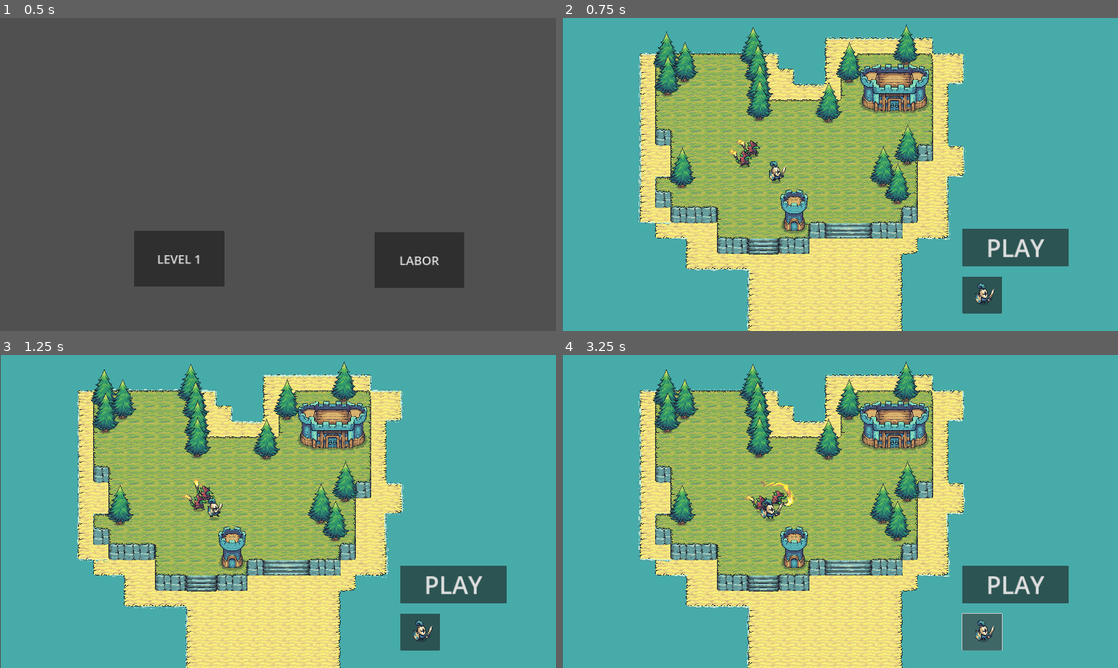
Above: before the commit, frames 1-4 (two rows, left to right).
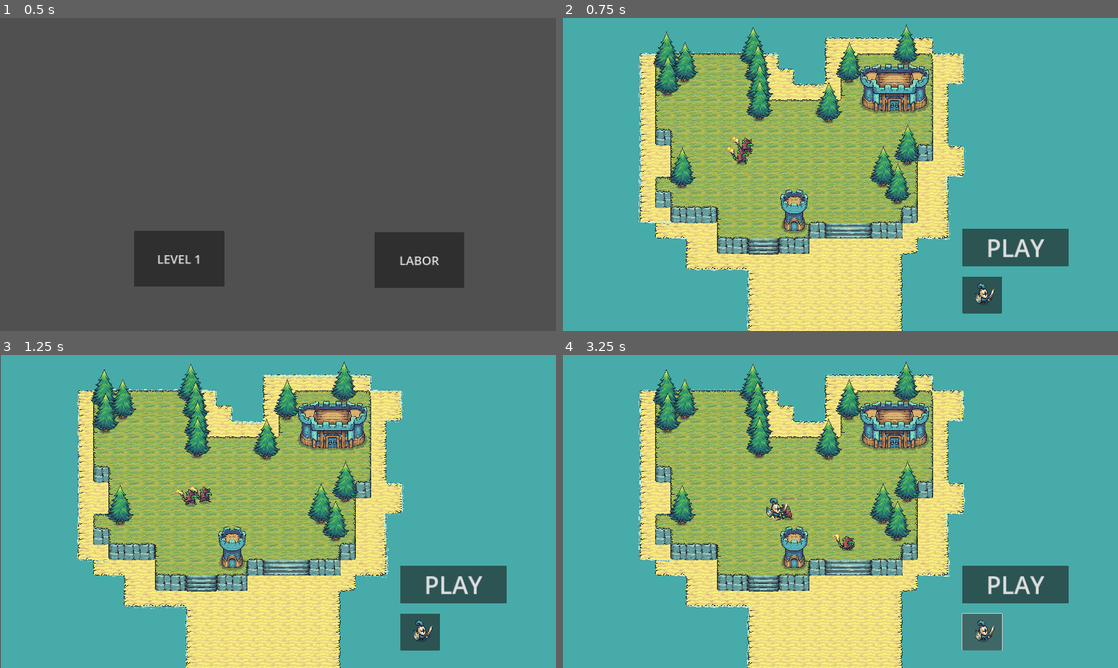
Above: after the commit, the same moments.

Repository: fghwer/Tinyswords
Game: Godot game, scene res://start.tscn
Two runs of this game, one before a commit and one after it. Both use one fixed random seed, a clock stepped at 60 frames per second and the inputs below.
Inputs (mouse positions are in pixels of both pictures, inside the frame that each line leads up to):
- Up to frame 1 (0.5 s): no input
- Up to frame 2 (0.75 s): click "LEVEL 1" at 0.5 s
- Up to frame 3 (1.25 s): no input
- Up to frame 4 (3.25 s): click "PLAY" at 1.25 s; click "PLAY" at 2 s; click (984, 633) at 2.75 s

Frame 1 is identical in both runs. In frame 2, 0.5% of the frame differs, in the area x 29-41%, y 38-53%; in frame 3, 0.4%; in frame 4, 0.7%, in the area x 32-53%, y 40-63%.
Error after the commit: Invalid access to property or key 'position' on a base object of type 'null instance'. (res://level_1.gd:14)

Commit message:
nav2d

Diff:
--- a/Goblin.gd
+++ b/Goblin.gd
@@ -1,19 +1,39 @@
 extends CharacterBody2D
 
 @export var speed = 100 # How fast the player will move (pixels/sec).
+@onready var navigation_agent: NavigationAgent2D = get_node("NavigationAgent2D")
 var screen_size # Size of the game window.
 var i = 0
+var i_nav = 0
 var player = null
 var player_chase = false
 var player_attack = false
 
 # Called when the node enters the scene tree for the first time.
 func _ready():
+	#print(navigation_agent)
 	screen_size = get_viewport_rect().size
+	#navigation_agent.set_target_position(Vector2(1000,250))
 # Called every frame. 'delta' is the elapsed time since the previous frame.
-func _process(delta):
 
-	if player_chase:
+func set_movement_target(movement_target: Vector2):
+	navigation_agent.set_target_position(movement_target)
+
+
+func _physics_process(delta):
+	#print(navigation_agent)
+
+	if player_attack:
+		print("attack")
+		player.life -= 100
+		$AnimatedSprite2D.play("attack")
+		if(player.position.x -position.x) < 0:
+			$AnimatedSprite2D.flip_h = true
+		else:
+			$AnimatedSprite2D.flip_h = false
+
+	elif player_chase:
+		print("chase")
 		position +=(player.position - position)/speed
 		$AnimatedSprite2D.play("walk")
 		if(player.position.x -position.x) < 0:
@@ -21,18 +41,18 @@
 		else:
 			$AnimatedSprite2D.flip_h = false
 
-	if player_attack:
-
-		player.life -= 100
-		$AnimatedSprite2D.play("attack")
-		if(player.position.x -position.x) < 0:
-			$AnimatedSprite2D.flip_h = true
-		else:
-			$AnimatedSprite2D.flip_h = false
-
 
 	else:
-		idle(delta)
+		#movement_target = Vector2(1000, 250)
+		#set_movement_target(Vector2(1000, 250))
+		idle_navigation(delta)
+		#print
+		#if i_nav == 0:
+		#	var next_path_position: Vector2 = navigation_agent.get_next_path_position()
+		#	var current_agent_position: Vector2 = global_position
+		#	var velocity: Vector2 = (next_path_position - current_agent_position).normalized() * speed
+		#	i_nav = 100
+		#i_nav -=1
 
 
 func idle(delta):
@@ -69,6 +89,47 @@
 	#else:
 	#	$AnimatedSprite2D.stop()
 
+func idle_navigation(delta):
+
+	#if i_nav == 0:
+	var target_position: Vector2 = navigation_agent.target_position
+	var next_path_position: Vector2 = navigation_agent.get_next_path_position()
+	var current_agent_position: Vector2 = navigation_agent.get_parent().position
+	var velocity: Vector2 = (next_path_position - current_agent_position).normalized() * speed
+	#	i_nav = 100
+	print(target_position, current_agent_position, next_path_position)
+	#i_nav -=1
+
+	#var velocity = Vector2.ZERO # The player's movement vector.
+	#var i = 0
+	#if Input.is_action_pressed("move_right"):
+	#i += 1
+	#if i == 720:
+	#	i = 0
+	#print(i)
+	#velocity.x = cos((PI/360)*i)
+	#velocity.y = sin((PI/360)*i)
+
+	if velocity == Vector2.ZERO:
+		$AnimatedSprite2D.animation = "idle"
+		$AnimatedSprite2D.flip_h = false
+	elif velocity.x > 0:
+		$AnimatedSprite2D.animation = "walk"
+		$AnimatedSprite2D.flip_h = false
+	elif velocity.x < 0:
+		$AnimatedSprite2D.animation = "walk"
+		$AnimatedSprite2D.flip_h = true
+
+	#if velocity.length() > 0:
+	#	velocity = velocity.normalized() * speed
+
+	$AnimatedSprite2D.play()
+
+	position += velocity * delta
+
+	move_and_slide()
+
+
 
 func _on_detection_area_body_entered(body):
 	player = body
--- a/goblin.tscn
+++ b/goblin.tscn
@@ -155,8 +155,8 @@
 }]
 
 [sub_resource type="CapsuleShape2D" id="CapsuleShape2D_ts7xc"]
-radius = 20.0
-height = 56.0
+radius = 19.0
+height = 48.0
 
 [sub_resource type="CircleShape2D" id="CircleShape2D_cd0s0"]
 
@@ -164,6 +164,7 @@
 
 [node name="Goblin" type="CharacterBody2D"]
 position = Vector2(542, 144)
+collision_mask = 7
 script = ExtResource("1_7rhme")
 metadata/_edit_group_ = true
 
@@ -183,7 +184,7 @@
 collision_mask = 2
 
 [node name="CollisionShape2D" type="CollisionShape2D" parent="detection_area"]
-scale = Vector2(30, 30)
+scale = Vector2(5, 5)
 shape = SubResource("CircleShape2D_cd0s0")
 one_way_collision_margin = 0.0
 
@@ -194,6 +195,8 @@
 [node name="CollisionShape2D" type="CollisionShape2D" parent="attack_area"]
 scale = Vector2(5, 5)
 shape = SubResource("CircleShape2D_geoxk")
+
+[node name="NavigationAgent2D" type="NavigationAgent2D" parent="."]
 
 [connection signal="body_entered" from="detection_area" to="." method="_on_detection_area_body_entered"]
 [connection signal="body_exited" from="detection_area" to="." method="_on_detection_area_body_exited"]
--- a/level_1.gd
+++ b/level_1.gd
@@ -10,8 +10,10 @@
 	var player = mob_scene.instantiate()
 	player.position = Vector2(500,500)
 	player.speed = 1
-	add_child(player)
-
+	#add_child(player)
+	$Goblin.set_movement_target($Goblin_Target.position)
+	#$Goblin2.set_movement_target($Goblin_Target.position)
+	#$Goblin.set_movement_target(Vector2(1000, 250))
 
 	#player_instance.visible = true
 	#player_instance.position = Vector2(200, 500)
